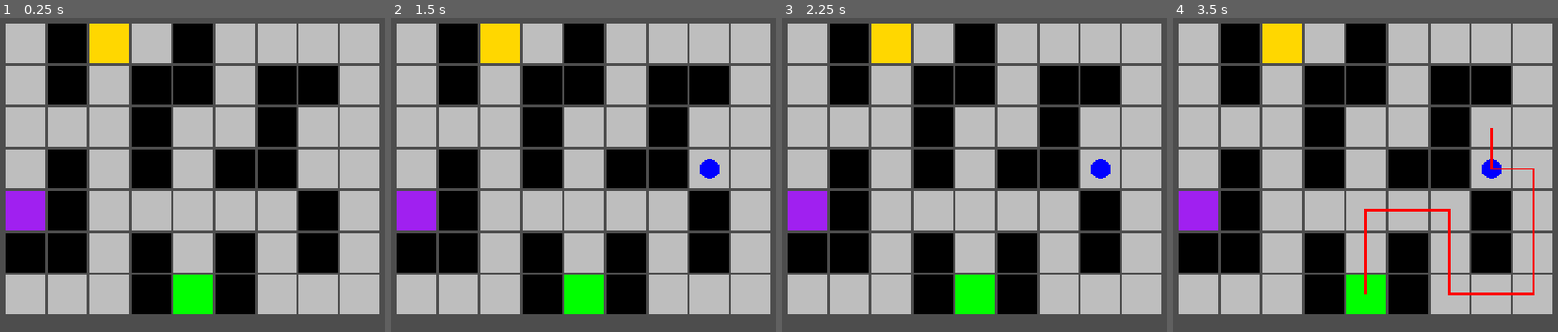
Above: before the commit, frames 1-4 (left to right).
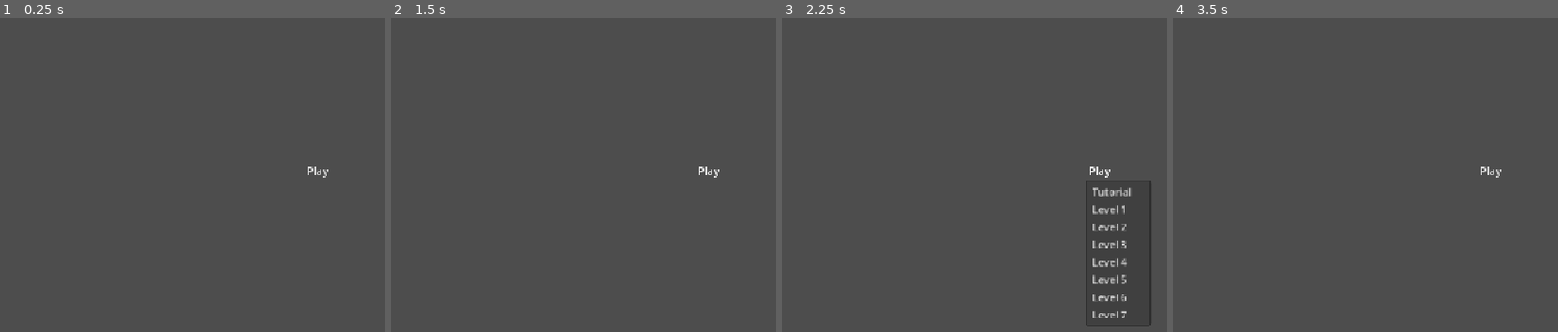
Above: after the commit, the same moments.

Repository: kkaiying/CS-Educational-Game
Game: Godot game, scene res://scenes/home.tscn
Same seed, same stepped clock (60 frames per second), same inputs: the game is played once before the commit and once after it. Before the commit the project starts from res://level.tscn.
Inputs (mouse positions are in pixels of both pictures, inside the frame that each line leads up to):
- Up to frame 1 (0.25 s): no input
- Up to frame 2 (1.5 s): click (706, 171) at 0.5 s, where only the run after the commit has a clickable "Play"; click (706, 171) at 1.25 s, where only the run after the commit has a clickable "Play"
- Up to frame 3 (2.25 s): click (1097, 171) at 2 s, where only the run after the commit has a clickable "Play"
- Up to frame 4 (3.5 s): tap Enter at 2.75 s; move the mouse to (outside the picture) at 2.77 s; tap Space at 2.85, 3.02, 3.32 s; click (outside the picture) at 2.92 s

The runs differ from the first frame. In frame 1, 80% of the frame differs, in the area x 1-99%, y 1-95%; in frame 2, 80%; in frame 3, 80%, in the area x 1-99%, y 1-99%; in frame 4, 80%.

Commit message:
Add home screen, level switching and level UI
- Home screen with a Play dropdown for choosing a level
- Game autoload: remembers the current level and switches screens
- Move level scene into scenes/ and remove the leftover test sprite
- Side panel: Back, Train and on-screen result
- Sticker buttons with counts, right-click to remove, Clear button

Diff:
--- /dev/null
+++ b/autoload/game.gd
@@ -0,0 +1,10 @@
+extends Node
+
+var current_level: int = 1
+
+func go_to_level(level: int) -> void:
+		current_level = level
+		get_tree().change_scene_to_file("res://scenes/level.tscn")
+
+func go_to_home() -> void:
+		get_tree().change_scene_to_file("res://scenes/home.tscn")
--- a/level.tscn
+++ /dev/null
@@ -1,13 +0,0 @@
-[gd_scene format=3 uid="uid://bn6b80q25bhta"]
-
-[ext_resource type="Script" uid="uid://byq6uam5xl4du" path="res://level.gd" id="1_ig7tw"]
-[ext_resource type="Texture2D" uid="uid://dm354d88ej6j4" path="res://assets/Sprout Lands - Sprites - Basic pack/Characters/Basic Charakter Spritesheet.png" id="2_0xm2m"]
-
-[node name="Node2D" type="Node2D" unique_id=1125532875]
-script = ExtResource("1_ig7tw")
-
-[node name="Sprite2D" type="Sprite2D" parent="." unique_id=967484813]
-scale = Vector2(4, 4)
-texture = ExtResource("2_0xm2m")
-hframes = 4
-vframes = 4
--- a/project.godot
+++ b/project.godot
@@ -10,8 +10,12 @@
 
 [application]
 
-run/main_scene="uid://bn6b80q25bhta"
+run/main_scene="uid://nanpdlct5trh"
 config/features=PackedStringArray("4.7")
+
+[autoload]
+
+Game="*uid://51fa3deeeajn"
 
 [display]
 
--- /dev/null
+++ b/scenes/home.gd
@@ -0,0 +1,10 @@
+extends Control
+
+func _ready():
+	$PlayButton.get_popup().id_pressed.connect(_on_level_chosen)   # when an item in the list is picked, call _on_level_chosen
+
+func _on_level_chosen(id: int) -> void:
+	if id == 0:
+		print("tutorial not made yet")
+		return
+	Game.go_to_level(id)
--- /dev/null
+++ b/scenes/home.tscn
@@ -0,0 +1,44 @@
+[gd_scene format=3 uid="uid://nanpdlct5trh"]
+
+[ext_resource type="Script" uid="uid://clt8tc73k4xbm" path="res://scenes/home.gd" id="1_krot7"]
+
+[node name="Home" type="Control" unique_id=1109882815]
+layout_mode = 3
+anchors_preset = 15
+anchor_right = 1.0
+anchor_bottom = 1.0
+grow_horizontal = 2
+grow_vertical = 2
+script = ExtResource("1_krot7")
+
+[node name="PlayButton" type="MenuButton" parent="." unique_id=1640616667]
+layout_mode = 1
+anchors_preset = 8
+anchor_left = 0.5
+anchor_top = 0.5
+anchor_right = 0.5
+anchor_bottom = 0.5
+offset_left = -20.5
+offset_top = -15.5
+offset_right = 20.5
+offset_bottom = 15.5
+grow_horizontal = 2
+grow_vertical = 2
+text = "Play"
+item_count = 8
+popup/item_0/text = "Tutorial"
+popup/item_0/id = 0
+popup/item_1/text = "Level 1"
+popup/item_1/id = 1
+popup/item_2/text = "Level 2"
+popup/item_2/id = 2
+popup/item_3/text = "Level 3"
+popup/item_3/id = 3
+popup/item_4/text = "Level 4"
+popup/item_4/id = 4
+popup/item_5/text = "Level 5"
+popup/item_5/id = 5
+popup/item_6/text = "Level 6"
+popup/item_6/id = 6
+popup/item_7/text = "Level 7"
+popup/item_7/id = 7
--- a/level.gd
+++ b/scenes/level.gd
@@ -3,15 +3,19 @@
 var maze: Maze
 var settings: LevelSettings
 var route: Array = []
+var selected_sticker := ""
+
+@onready var reward_button: Button = $UI/Screen/SidePanel/RewardButton
+@onready var penalty_button: Button = $UI/Screen/SidePanel/PenaltyButton
+@onready var one_time_button: Button = $UI/Screen/SidePanel/OneTimeButton
 
 const TILE_SPACE := 64
 const TILE_SIZE := 60
 const OFFSET_X := 100
 const OFFSET_Y := 100
-const LEVEL := 7
 
 func _ready():
-	match LEVEL:
+	match  Game.current_level:
 		1:
 			maze = Level1.create_maze()
 			settings = Level1.create_settings()
@@ -33,6 +37,11 @@
 		7:
 			maze = Level7.create_maze()
 			settings = Level7.create_settings()
+
+	$UI/Screen/SidePanel/BackButton.pressed.connect(Game.go_to_home)
+	$UI/Screen/SidePanel/TrainButton.pressed.connect(train)
+
+	setup_sticker_buttons()
 
 func _draw():
 	draw_maze(maze)
@@ -75,23 +84,15 @@
 				var centre := corner + Vector2(TILE_SIZE / 2.0, TILE_SIZE / 2.0)
 				draw_circle(centre, TILE_SIZE / 4.0, Color.WHITE)
 
-func _input(event):
-	if event is InputEventMouseButton and event.pressed and event.button_index == MOUSE_BUTTON_LEFT and event.shift_pressed:
-		var grid_pos := screen_to_grid(get_local_mouse_position())
-		if maze.place_one_time_sticker(grid_pos, settings):
-			queue_redraw()
-	elif event is InputEventMouseButton and event.pressed and event.button_index == MOUSE_BUTTON_LEFT:
-		var grid_pos := screen_to_grid(get_local_mouse_position())
-		if maze.place_reward_sticker(grid_pos, settings):
-			queue_redraw()
-
-	if event is InputEventMouseButton and event.pressed and event.button_index == MOUSE_BUTTON_RIGHT:
-		var grid_pos := screen_to_grid(get_local_mouse_position())
-		if maze.place_penalty_sticker(grid_pos, settings):
-			queue_redraw()
-
-	if event is InputEventKey and event.pressed and event.keycode == KEY_SPACE:
-		train()
+func _unhandled_input(event):
+	if event is InputEventMouseButton and event.pressed:
+			var grid_pos := screen_to_grid(get_local_mouse_position())
+			if event.button_index == MOUSE_BUTTON_LEFT:
+				place_selected_sticker(grid_pos)
+			elif event.button_index == MOUSE_BUTTON_RIGHT:     # right click removes whatever sticker is there
+				maze.stickers.erase(grid_pos)
+				maze.one_time_stickers.erase(grid_pos)
+			stickers_changed()
 
 func screen_to_grid(screen_pos: Vector2) -> Vector2i:
 	var x := floori((screen_pos.x - OFFSET_X) / TILE_SPACE)
@@ -115,6 +116,7 @@
 	print ("Evaluation run")
 	trainer.agent.epsilon = 0
 	route = trainer.run_final_episode(settings.max_steps)
+	$UI/Screen/SidePanel/ResultLabel.text = get_result(trainer)
 	print(get_result(trainer))
 	print("Total reward: ", trainer.total_reward)
 	print("Stuck: ", trainer.stuck_reason)
@@ -138,3 +140,54 @@
 		return "PASS"
 
 	return "FAIL: ran out of steps"
+
+func setup_sticker_buttons() -> void:
+	var group := ButtonGroup.new()
+	for button in [reward_button, penalty_button, one_time_button]:
+		button.toggle_mode = true
+		button.button_group = group
+
+	reward_button.pressed.connect(func(): selected_sticker = "reward")
+	penalty_button.pressed.connect(func(): selected_sticker = "penalty")
+	one_time_button.pressed.connect(func(): selected_sticker = "one_time")
+	$UI/Screen/SidePanel/ClearButton.pressed.connect(clear_stickers)
+
+	# hide sticker types that the level doesn't allow
+	reward_button.visible = settings.max_reward_stickers > 0
+	penalty_button.visible = settings.max_penalty_stickers > 0
+	one_time_button.visible = settings.max_one_time_stickers > 0
+
+	update_sticker_counts()
+
+func update_sticker_counts() -> void:
+	var rewards := 0
+	var penalties := 0
+	for value in maze.stickers.values():
+		if value > 0:
+			rewards += 1
+		else:
+			penalties += 1
+	reward_button.text = "Reward (%d left)" % (settings.max_reward_stickers - rewards)
+	penalty_button.text = "Penalty (%d left)" % (settings.max_penalty_stickers - penalties)
+	one_time_button.text = "One-time (%d left)" % (settings.max_one_time_stickers - maze.one_time_stickers.size())
+
+func place_selected_sticker(grid_pos: Vector2i) -> void:
+	match selected_sticker:
+		"reward":
+			maze.place_reward_sticker(grid_pos, settings)
+		"penalty":
+			maze.place_penalty_sticker(grid_pos, settings)
+		"one_time":
+			maze.place_one_time_sticker(grid_pos, settings)
+
+func clear_stickers() -> void:
+	maze.stickers.clear()
+	maze.one_time_stickers.clear()
+	stickers_changed()
+
+# after any sticker change the old route no longer matches so hide it
+func stickers_changed() -> void:
+	route = []
+	$UI/Screen/SidePanel/ResultLabel.text = "Place stickers, then press Train"
+	update_sticker_counts()
+	queue_redraw()
--- /dev/null
+++ b/scenes/level.tscn
@@ -0,0 +1,58 @@
+[gd_scene format=3 uid="uid://bn6b80q25bhta"]
+
+[ext_resource type="Script" uid="uid://byq6uam5xl4du" path="res://scenes/level.gd" id="1_2q6dc"]
+
+[node name="Level" type="Node2D" unique_id=1125532875]
+script = ExtResource("1_2q6dc")
+
+[node name="UI" type="CanvasLayer" parent="." unique_id=101036401]
+
+[node name="Screen" type="Control" parent="UI" unique_id=1231665020]
+layout_mode = 3
+anchors_preset = 15
+anchor_right = 1.0
+anchor_bottom = 1.0
+grow_horizontal = 2
+grow_vertical = 2
+mouse_filter = 2
+
+[node name="SidePanel" type="VBoxContainer" parent="UI/Screen" unique_id=1764976641]
+custom_minimum_size = Vector2(220, 0)
+layout_mode = 1
+anchors_preset = 6
+anchor_left = 1.0
+anchor_top = 0.5
+anchor_right = 1.0
+anchor_bottom = 0.5
+offset_left = -220.0
+offset_top = -82.0
+offset_bottom = 82.0
+grow_horizontal = 0
+grow_vertical = 2
+size_flags_horizontal = 8
+size_flags_vertical = 4
+
+[node name="BackButton" type="Button" parent="UI/Screen/SidePanel" unique_id=161723512]
+layout_mode = 2
+text = "Back"
+
+[node name="RewardButton" type="Button" parent="UI/Screen/SidePanel" unique_id=1120385265]
+layout_mode = 2
+
+[node name="OneTimeButton" type="Button" parent="UI/Screen/SidePanel" unique_id=1007926277]
+layout_mode = 2
+
+[node name="PenaltyButton" type="Button" parent="UI/Screen/SidePanel" unique_id=1220105946]
+layout_mode = 2
+
+[node name="ClearButton" type="Button" parent="UI/Screen/SidePanel" unique_id=1643242064]
+layout_mode = 2
+text = "Clear"
+
+[node name="TrainButton" type="Button" parent="UI/Screen/SidePanel" unique_id=2102034647]
+layout_mode = 2
+text = "Train"
+
+[node name="ResultLabel" type="Label" parent="UI/Screen/SidePanel" unique_id=1317523584]
+layout_mode = 2
+text = "Place stickers and train first"
Not shown, added: autoload/game.gd.uid
Not shown, added: scenes/home.gd.uid
Renamed: level.gd.uid -> scenes/level.gd.uid
